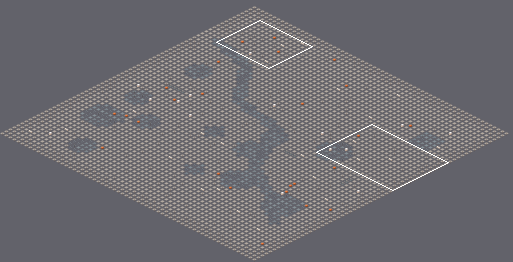
Level history. Tiled map (JSON): content/areas/soggy-bog.tmj. The picture above shows the old version from afar; the outline marks the close-up.
Close-up. First the earlier version:
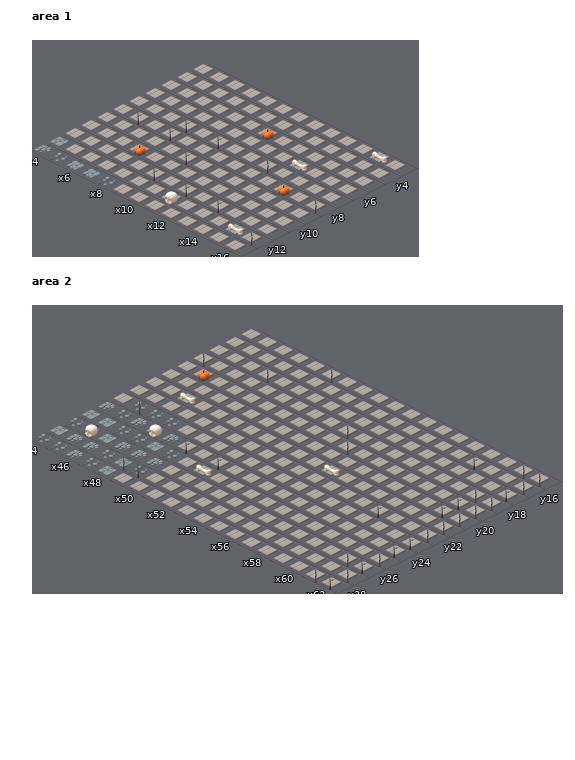
Cells are 192x96 px. Isometric: x runs down to the right, y down to the left. Shown: area 1 x 4..16, y 3..13; area 2 x 44..62, y 15..28. The commit also changed other parts of the map, which this record leaves out.
Now the later version:
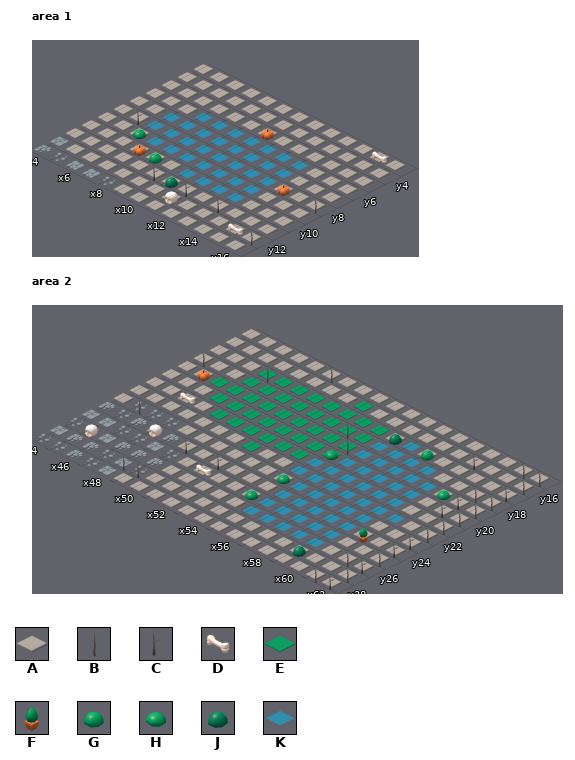
Key: from "kaykit": A 11 "halloween_floor_dirt", B 19 "halloween_tree_dead_larg", C 20 "halloween_tree_dead_medi", D 26 "halloween_bone_A", E 38 "city_park_base", F 44 "city_bush", G 45 "city_bush_A", H 46 "city_bush_B", J 47 "city_bush_C", K 48 "water".
_ is an empty cell.
Diff:
Layer "floor", area 1:
Tile K replaces tile A in row 6 at x 7 to 13; in rows 7 to 8 at x 6 to 13; in row 9 at x 7 to 13; in row 10 at x 10 to 13.
Layer "walls & props", area 1:
Tile G is added in row 10 at x 8.
Tile H is added in row 9 at x 6.
Tile J is added in row 11 at x 10.
The author cleared tile B in row 7 at x 12.
The author cleared tile C in row 7 at x 7 and 9; in row 8 at x 7; in row 9 at x 9.
The author cleared tile D in row 6 at x 13.
Layer "floor", area 2:
Tile E replaces tile A in row 16 at x 52; in rows 17 to 18 at x 47 to 54; in row 19 at x 46 to 54; in row 20 at x 47 to 54; in row 21 at x 48 to 53; in row 22 at x 51.
Tile K replaces tile A in row 17 at x 56; in row 18 at x 55 to 58; in rows 19 to 20 at x 55 to 59; in row 21 at x 54 to 59; in row 22 at x 54 to 60; in rows 23 to 26 at x 55 to 59.
Layer "walls & props", area 2:
Tile F is added in row 24 at x 60.
Tile G is added in row 17 at x 57.
Tile H is added in row 19 at x 60; in row 20 at x 54; in row 23 at x 54; in row 25 at x 54.
Tile J is added in row 17 at x 55; in row 27 at x 59.
The author cleared tile C in row 22 at x 59.
The author cleared tile D in row 21 at x 55.
